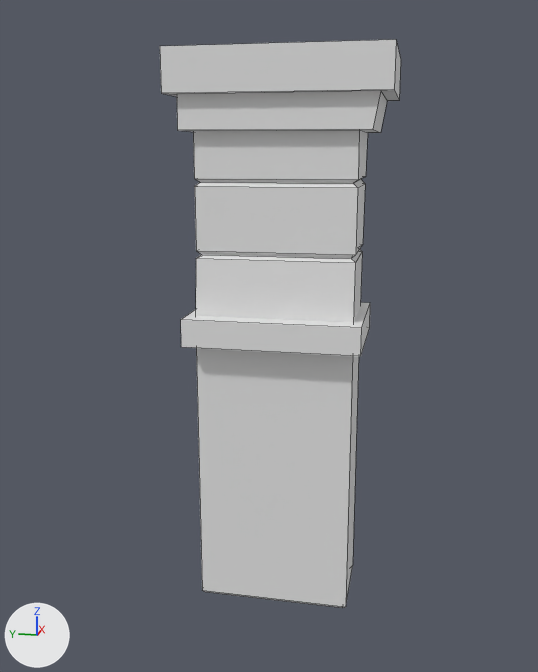
The FBX model Stealth Puzzler/Assets/Models/Environments/Structural Assets/PIllar arch support.fbx as it was, and as the next commit left it.
Before and after are seen from a 50 mm lens placed at (-9.31, 15.61, -0.67), pointed at (-4.13, 16.65, -1.97). Lighting does not change. The marker at lower left points along +X, +Y and +Z. Mesh edges are drawn as thin lines. Where no turn or scale is listed for an object, it has been applied to the vertices.
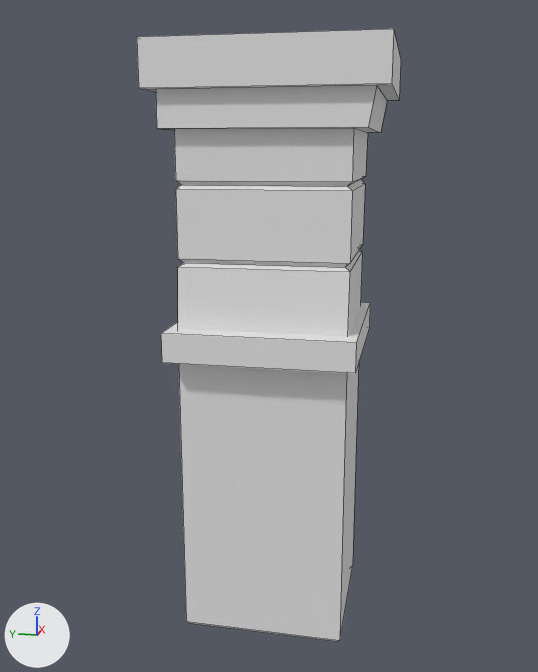
Changed parts and their boxes [x1, y1, x2, y2] in the pictures (538 x 672 px):
'Plane.008', reshaped (10% wider, 8% taller)
    before: [160, 39, 401, 608]
    after: [137, 29, 401, 642]

Edits to the bpy script that builds the scene:
```text
Change me_plane_008:
    where me_plane_008.from_pydata(...)  # 112 vertices, 95 faces; spans x -0.59..0.52, y -0.76..0.76, z -4.0..0.0
    used by ob_plane_008; location = (-3.88, 16.559, 0.0)
    me_plane_008 part 1: all 32 vertices in x -0.59..-0.38, y -0.76..0.76, z -4.0..0.0 are moved by (-0.41, 0.0, 0.0)
```
